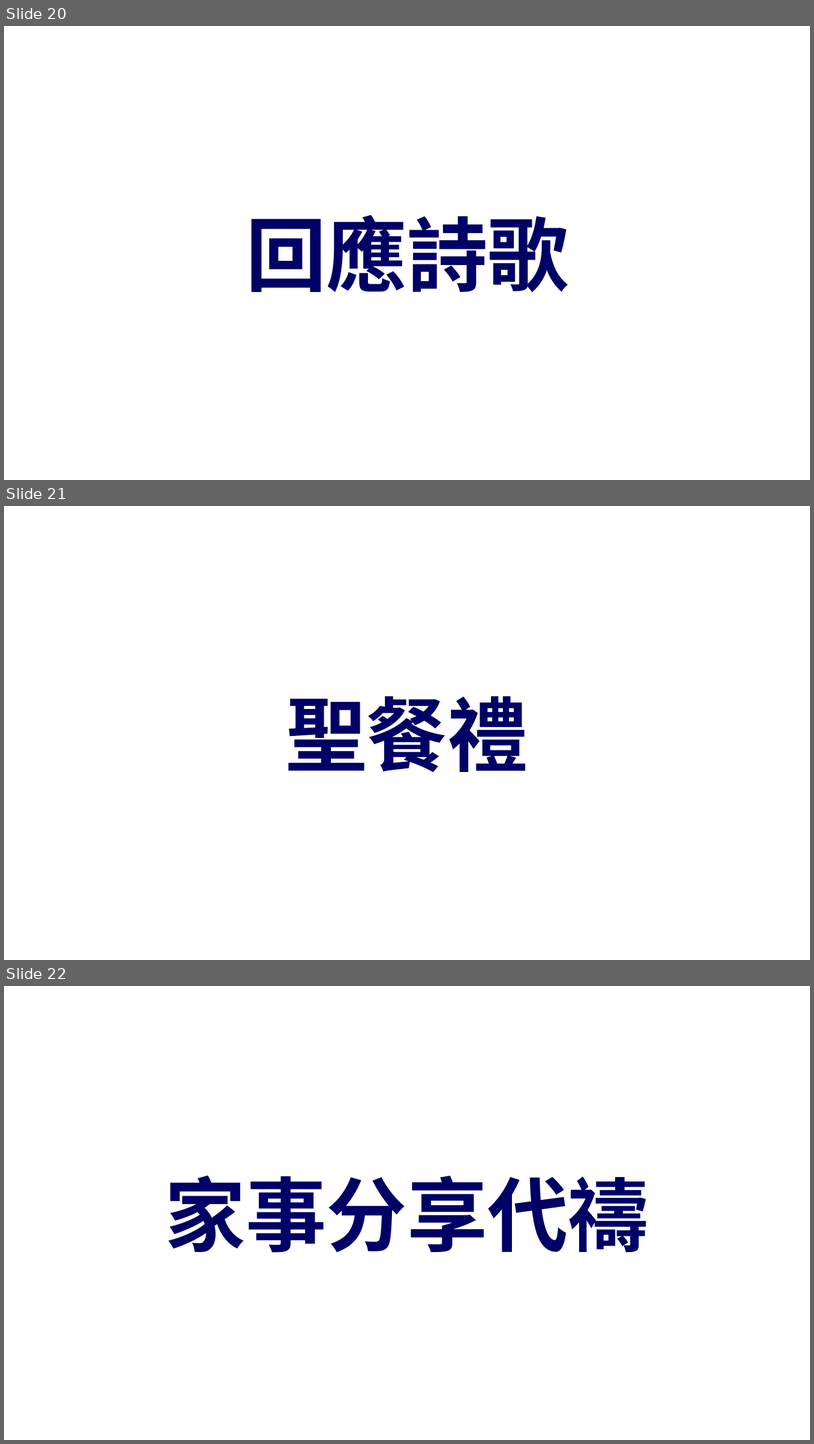
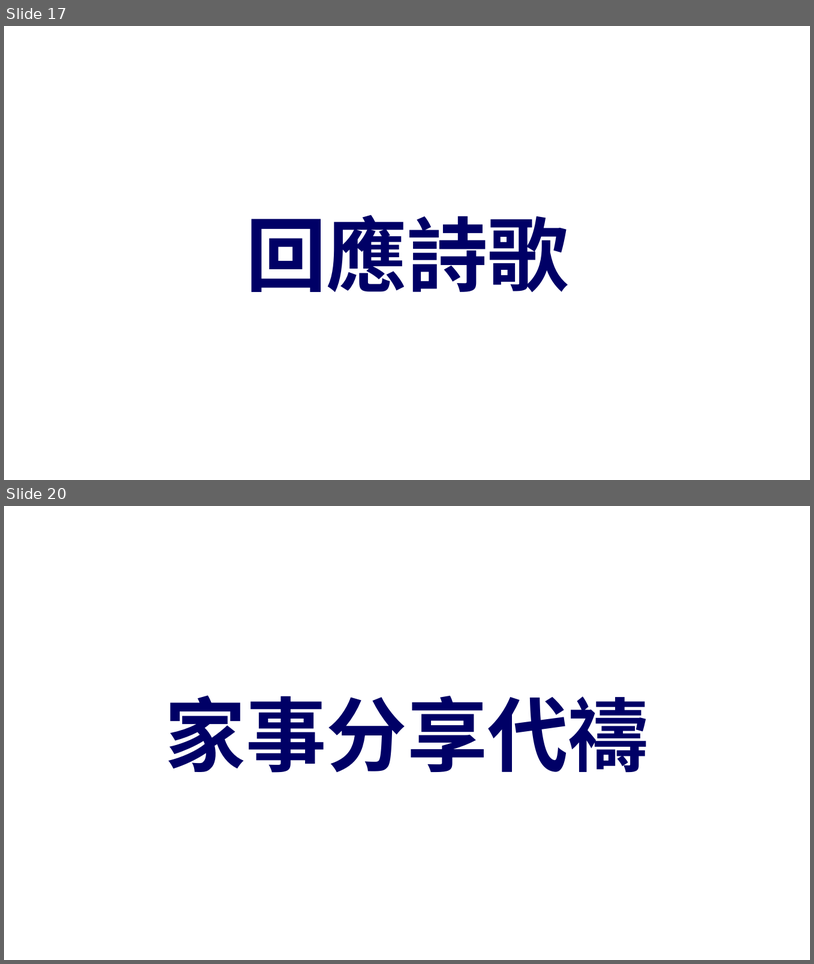
Before and after one commit to batisuoc/other-ppts, a slide deck: 崇拜流程_version02.pptx. Shown one above the other, each under a label of ours: slides 20, 21 and 22 before the commit, slides 17 and 20 after it; the slides between them are not shown. The pictures are 814x1444 and 814x964 pixels, drawn with LibreOffice and Linux fonts; fonts in the diff are those of the drawing; background and template pictures are left out. Boxes give left, top, right and bottom in pixels: in the first picture for what was removed or moved away, otherwise in the second. Text is boxed around its words. In the diff, an @@ line names an element or a change of style, - is before the commit and + after.

```diff
--- a/崇拜流程_version02.pptx
+++ b/崇拜流程_version02.pptx
@@ slide 21 removed at [4,506,810,960], background picture (left out) @@
@@ title removed at [286,696,528,772] @@
-聖餐禮
@@ what was slide 20 is now slide 17 @@
@@ what was slide 22 is now slide 20 @@
```
Also in this commit, not shown: 2 slides added, 3 other slides removed, 1 other file.
